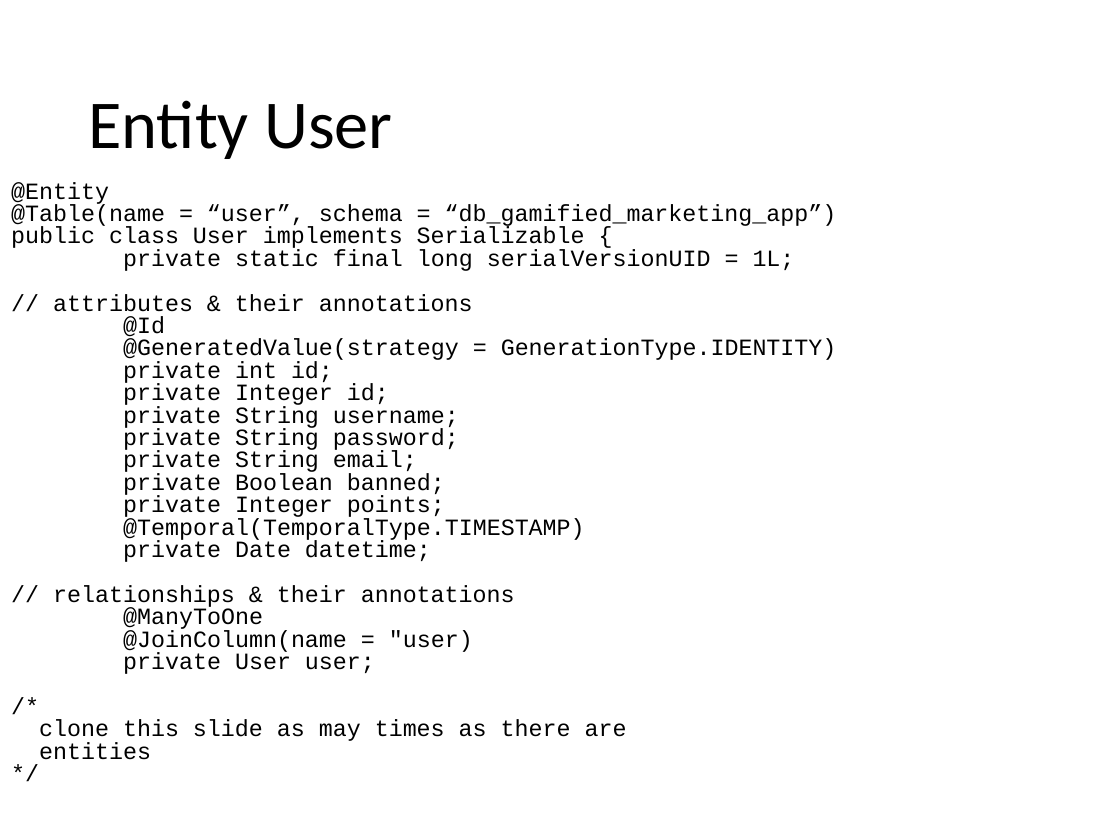
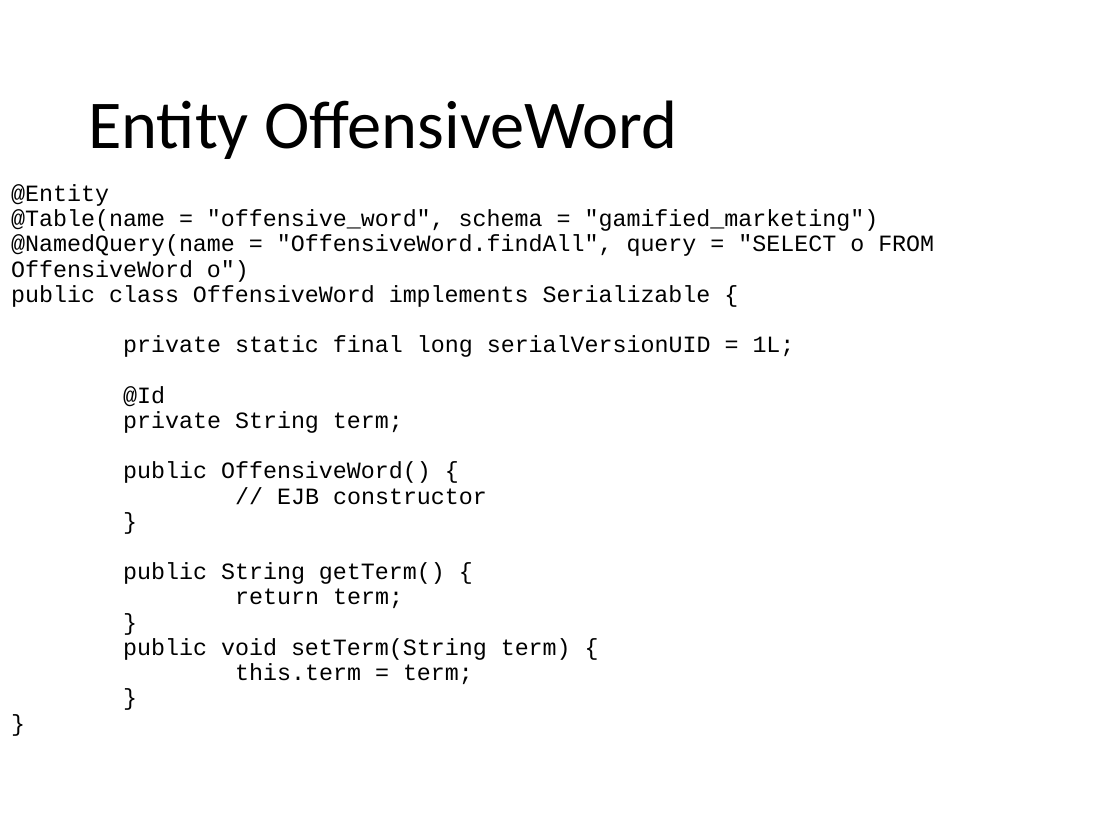
Before and after one commit to Danielededo/Gamified-marketing-application-DB2, a slide deck: slide 24 of Documentation/Presentation.pptx (slide 18 before the commit). Drawn at 1120x840 pixels with LibreOffice and Linux fonts; fonts in the diff are those of the drawing. Boxes give left, top, right and bottom in pixels: in the first picture for what was removed or moved away, otherwise in the second. Text is boxed around its words. In the diff, an @@ line names an element or a change of style, - is before the commit and + after.

```diff
--- a/Documentation/Presentation.pptx
+++ b/Documentation/Presentation.pptx
@@ title at [88, 100, 677, 159]: text changed @@
-Entity User
+Entity OffensiveWord
@@ text at [11, 209, 934, 307]: text changed @@
-@Table(name = “user”, schema = “db_gamified_marketing_app”)
-public class User implements Serializable {
+@Table(name = "offensive_word", schema = "gamified_marketing")
+@NamedQuery(name = "OffensiveWord.findAll", query = "SELECT o FROM OffensiveWord o")
+public class OffensiveWord implements Serializable {
@@ text at [11, 184, 795, 407]: line spacing 0.8 to 0.9 @@
@@ text at [53, 294, 473, 318]: paragraph removed @@
-// attributes & their annotations
@@ text at [123, 411, 571, 684]: text changed @@
-@GeneratedValue(strategy = GenerationType.IDENTITY)
-private int id;
-private Integer id;
-private String username;
-private String password;
-private String email;
-private Boolean banned;
-private Integer points;
-@Temporal(TemporalType.TIMESTAMP)
-private Date datetime;
-// relationships & their annotations
-@ManyToOne
-@JoinColumn(name = "user)
-private User user;
-/*
-clone this slide as may times as there are
-entities
-*/
+private String term;
+public OffensiveWord() {
+// EJB constructor
+}
+public String getTerm() {
+return term;
+}
+public void setTerm(String term) {
+this.term = term;
+}
+}
```
Also in this commit, not shown: 13 other slides changed, 12 slides added, 4 slides removed.
